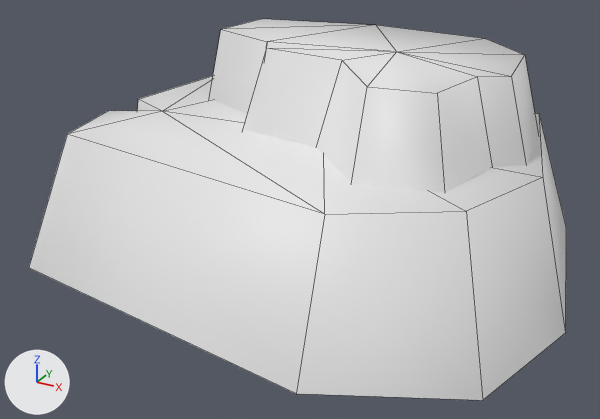
The OBJ model Assets/WorkAssets/Terrain/Mesh/w_rock_02.obj as it was, and as the next commit left it.
Before and after are seen from a 50 mm lens placed at (1.75, -3.29, 1.86), pointed at (0.0, -0.12, 0.27). Every picture has the same lights, and +X, +Y and +Z are marked at lower left. Mesh edges are drawn as thin lines. Where no turn or scale is listed for an object, it has been applied to the vertices.

In view in the first picture: 'w_rock_02'.
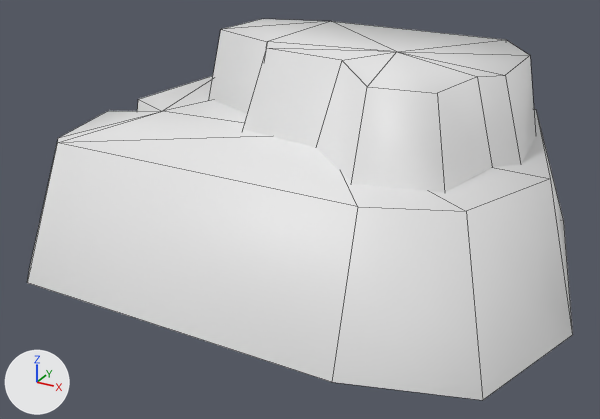
Boxes [x1, y1, x2, y2] around the edits, measured in the pictures (600 x 419 px; the box of a moved part takes in the faces that stretch with it):
'w_rock_02', reshaped: before [29, 19, 566, 400]; after [27, 19, 573, 400]
part 1 of me_w_rock_02, moved or reshaped: before [29, 39, 566, 400]; after [27, 40, 573, 400]

The change, as a list of edits to the scene's bpy script:
```text
Change me_w_rock_02:
    where me_w_rock_02.from_pydata(...)  # 54 vertices, 47 faces; spans x -1.28..1.28, y -1.06..1.06, z 0.0..1.01
    used by ob_w_rock_02; location = (0.0, 0.0, 0.0)
    verts and faces of me_w_rock_02; kept vertices keep their numbers, new ones are numbered from 54
    before: 0 (0.51, -0.86, 0.65) at pixel (324, 214), 1 (0.1, -0.07, 0.65), 2 (-0.76, -0.14, 0.65) at pixel (162, 111), 3 (0.51, -1.06, 0.0) at pixel (296, 393), 4 (-0.93, -0.63, 0.65) at pixel (67, 134)
    before: 5 (-1.1, -0.81, 0.0) at pixel (28, 267), 6 (1.28, -0.16, 0.0) at pixel (565, 332), 7 (1.11, -0.12, 0.65) at pixel (543, 177), 8 (0.95, -0.59, 0.65) at pixel (466, 211), 9 (1.12, -0.77, 0.0) at pixel (482, 400)
    before: 10 (1.05, 0.9, 0.0) at pixel (566, 227), 11 (-0.41, 1.06, 0.0), 12 (-0.41, 0.86, 0.65), 13 (0.88, 0.73, 0.65) at pixel (539, 113), 16 (-0.93, 0.65, 0.65)
    before: 17 (-1.1, 0.82, 0.0), 31 (0.71, 0.72, 0.63), 32 (0.01, 0.78, 0.63), 33 (0.02, 0.66, 1.01) at pixel (375, 24), 34 (0.61, 0.62, 1.01) at pixel (485, 38)
    before: 39 (0.86, 0.37, 1.01) at pixel (524, 54), 40 (0.97, 0.37, 0.63), 42 (0.91, -0.02, 1.01) at pixel (511, 76), 43 (1.02, -0.02, 0.63)
    me_w_rock_02 part 1
    add delete_vertices([0, 3])  # with the faces that use them
    add for i in [6, 7, 39]: verts[i] += (0.03, 0.0, 0.0)
    add verts[10] = (1.02, 0.98, 0.0)  # moved, pixel (563, 221)
    add verts[11] = (-0.41, 0.98, 0.0)  # moved
    add verts[12] = (-0.41, 0.79, 0.65)  # moved
    add verts[13] = (0.85, 0.79, 0.65)  # moved, pixel (536, 109)
    add verts[16] = (-0.93, 0.65, 0.65)  # moved
    add verts[17] = (-1.1, 0.83, 0.0)  # moved
    add verts[5] = (-1.09, -0.81, 0.0)  # moved, pixel (29, 269)
    add verts[4] = (-0.92, -0.69, 0.65)  # moved, pixel (58, 137)
    add verts[31] = (0.71, 0.75, 0.63)  # moved
    add verts[32] = (-0.23, 0.75, 0.63)  # moved
    add verts[33] = (-0.23, 0.64, 1.01)  # moved, pixel (331, 21)
    add verts[34] = (0.7, 0.64, 1.01)  # moved, pixel (506, 39)
    add verts[40] = (0.95, 0.37, 0.63)  # moved
    add verts[42] = (0.89, -0.02, 1.01)  # moved, pixel (505, 75)
    add verts[43] = (0.99, -0.02, 0.63)  # moved
    add verts[54] = (0.59, -0.75, 0.65)  # pixel (357, 206)
    add verts[55] = (-0.88, -0.74, 0.65)  # pixel (57, 142)
    add verts[56] = (0.59, -0.93, 0.0)  # pixel (331, 382)
    add verts[57] = (-1.0, -0.92, 0.0)  # pixel (27, 282)
    add faces += [(1, 55, 54), (54, 55, 57, 56), (1, 54, 8), (8, 54, 56, 9), (2, 4, 55), (4, 5, 57, 55)]
    add faces += [(1, 2, 55)]
```
